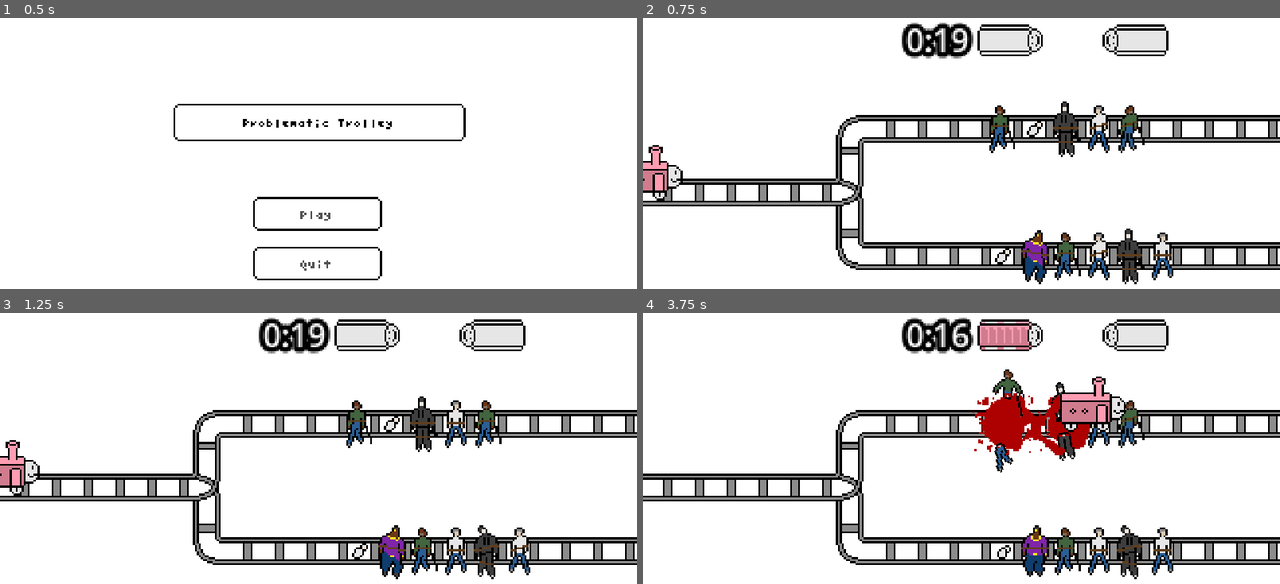
Above: before the commit, frames 1-4 (two rows, left to right).
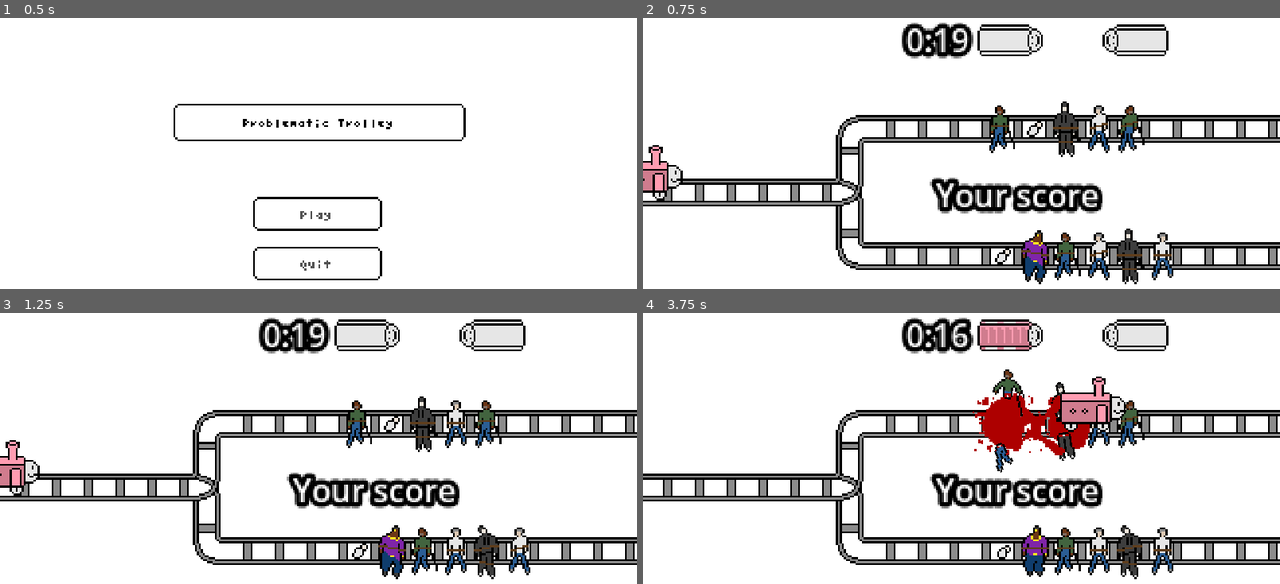
Above: after the commit, the same moments.

Repository: EnzoShoes/problematic-trolley
Game: Godot game, scene res://Scenes/Title Screen/Title Screen.tscn
Same seed, same stepped clock (60 frames per second), same inputs: the game is played once before the commit and once after it.
Inputs:
- Up to frame 1 (0.5 s): no input
- Up to frame 2 (0.75 s): click "Play" at 0.5 s
- Up to frame 3 (1.25 s): no input
- Up to frame 4 (3.75 s): tap Enter (ui_accept) at 1.25, 1.35, 1.52, 1.82, 2.1, 2.27, 2.57, 2.85, 3.6 s; hold W (up) 1.28-2.03 s; hold S (down) 2.03-2.78 s; hold W (up) from 2.78 s (still down)

Frame 1 is identical in both runs. In frame 2, 2.5% of the frame differs, in the area x 45-73%, y 3-73%; in frame 3, 2.5%; in frame 4, 2.5%.

Commit message:
feat(game) : added end game method to display score at the end

Diff:
--- a/test/Scenes/In Game-UI/Score bars.tscn
+++ b/test/Scenes/In Game-UI/Score bars.tscn
@@ -63,3 +63,11 @@
 text = "120"
 label_settings = SubResource("LabelSettings_wy0no")
 horizontal_alignment = 2
+
+[node name="end_of_game_score" type="Label" parent="Control"]
+offset_left = 10.6667
+offset_top = 73.6667
+offset_right = 96.6667
+offset_bottom = 98.6667
+text = "Your score"
+label_settings = SubResource("LabelSettings_wy0no")
--- a/test/Scenes/main_problem_scene.tscn
+++ b/test/Scenes/main_problem_scene.tscn
@@ -105,16 +105,16 @@
 
 [node name="UI" parent="." instance=ExtResource("4_ka6ww")]
 
-[node name="good_choice" type="Area2D" parent="."]
+[node name="top_path_end" type="Area2D" parent="."]
 position = Vector2(173, -32)
 
-[node name="CollisionShape2D" type="CollisionShape2D" parent="good_choice"]
+[node name="CollisionShape2D" type="CollisionShape2D" parent="top_path_end"]
 shape = SubResource("CircleShape2D_4aeny")
 
-[node name="bad_choice" type="Area2D" parent="."]
+[node name="bot_path_end" type="Area2D" parent="."]
 position = Vector2(174, 32)
 
-[node name="CollisionShape2D" type="CollisionShape2D" parent="bad_choice"]
+[node name="CollisionShape2D" type="CollisionShape2D" parent="bot_path_end"]
 shape = SubResource("CircleShape2D_xsr0y")
 
 [node name="troley_controls" type="Node2D" parent="."]
@@ -146,6 +146,6 @@
 wait_time = 20.0
 one_shot = true
 
-[connection signal="area_entered" from="good_choice" to="." method="_on_good_choice_area_entered"]
-[connection signal="area_entered" from="bad_choice" to="." method="_on_bad_choice_area_entered"]
+[connection signal="area_entered" from="top_path_end" to="." method="_on_top_choice_area_entered"]
+[connection signal="area_entered" from="bot_path_end" to="." method="_on_bot_choice_area_entered"]
 [connection signal="timeout" from="time_to_solve" to="." method="_on_time_to_solve_timeout"]
--- a/test/Scripts/main_problem_scene.gd
+++ b/test/Scripts/main_problem_scene.gd
@@ -2,29 +2,21 @@
 @onready var time_to_solve: Timer = $time_to_solve
 @onready var score_manager: Node = $Score_manager
 @onready var ui_manager: Control = $UI/Control
-
+@onready var troley_controls: Node2D = $troley_controls
 
 var loaded_victims = {
 	"top": [],
 	"bot": []
 }
-# Called when the node enters the scene tree for the first time.
+var num_choice_made: int = 0
+var choices_to_make: int = 5
+
 func _ready() -> void:
 	load_next_choice()
-	pass # Replace with function body.
 
-# Called every frame. 'delta' is the elapsed time since the previous frame.
 func _process(delta: float) -> void:
 	update_time_ui(int(time_to_solve.time_left))
-
-	#if Input.is_action_just_pressed("ui_accept"):
-		#spawn_victims(randi_range(2, 10), "top")
-		#spawn_victims(randi_range(2, 10), "bot")
-	#if Input.is_action_just_pressed("ui_cancel"):
-		#free_victims(loaded_victims)
-
-	print(str(calculate_winner()))
-
+	check_for_end()
 func calculate_winner() -> String:
 	var top_score = 0
 	var bot_score = 0
@@ -57,6 +49,7 @@
 	spawn_victims(randi_range(2, 10), "top")
 	spawn_victims(randi_range(2, 10), "bot")
 	time_to_solve.start()
+	num_choice_made += 1
 	pass
 
 func bad_choice():
@@ -65,20 +58,31 @@
 
 func good_choice():
 	load_next_choice()
-
+	score_manager.add_score(1)
 	pass
 
 func _on_time_to_solve_timeout() -> void:
 	bad_choice()
 
-func _on_good_choice_area_entered(area: Area2D) -> void:
+func _on_top_choice_area_entered(area: Area2D) -> void:
 	if area.is_in_group("player"):
-		score_manager.add_score(1)
-		good_choice()
+		if calculate_winner() == "bot":
+			good_choice()
+		else:
+			bad_choice()
 
-func _on_bad_choice_area_entered(area: Area2D) -> void:
+func _on_bot_choice_area_entered(area: Area2D) -> void:
 	if area.is_in_group("player"):
-		bad_choice()
+		if calculate_winner() == "top":
+			good_choice()
+		else:
+			bad_choice()
 
 func update_time_ui(time_left):
 	ui_manager.update_timer_label(time_left)
+
+func check_for_end():
+	if num_choice_made == choices_to_make:
+		troley_controls.in_control = false
+		score_manager.game_end() #sending info to score manager so it can send score to ui manager
+		print("game ends")
--- a/test/Scripts/progress_bars.gd
+++ b/test/Scripts/progress_bars.gd
@@ -3,6 +3,7 @@
 @onready var trust_gauge: TextureProgressBar = $Trust_Gauge
 @onready var freedom_gauge: TextureProgressBar = $Freedom_Gauge
 @onready var label: Label = $Label
+@onready var end_of_game_score: Label = $end_of_game_score
 
 # Called when the node enters the scene tree for the first time.
 func _ready() -> void:
@@ -25,3 +26,7 @@
 		label.text = str(minutes)+":0"+str(seconds)
 	else:
 		label.text = str(minutes)+":"+str(seconds)
+
+func end_game(score:int, max_score:int):
+	end_of_game_score.visible = true
+	end_of_game_score.text = "your score is : " + str(score) + " / " + str(max_score)
--- a/test/Scripts/score_manager.gd
+++ b/test/Scripts/score_manager.gd
@@ -7,7 +7,7 @@
 var trust_score:int = 0
 var number_of_phases:int = 5 #number of problem during the monitored phase
 const win_requirement = 20 #number of freedom score you need to have in order to activate win sequence
-@onready var gauges: Control = $"../UI/Control"
+@onready var UI: Control = $"../UI/Control"
 
 
 func _process(delta: float) -> void:
@@ -33,7 +33,7 @@
 
 func update_ui(): #pass the value of the score to the gauges so they can be updated in the UI
 	var trust_gauge_value = 100 * trust_score / number_of_phases
-	gauges.update_progress_bar(trust_gauge_value, 0)
+	UI.update_progress_bar(trust_gauge_value, 0)
 
 func check_for_win():
 	if freedom_score >= win_requirement:
@@ -43,3 +43,6 @@
 func update_best_freedom_score():
 	if freedom_score > best_freedom_score:
 		best_freedom_score = freedom_score
+
+func game_end():
+	UI.end_game(trust_score, number_of_phases)
--- a/test/Scripts/troley_control.gd
+++ b/test/Scripts/troley_control.gd
@@ -1,37 +1,16 @@
 extends Node2D
 
-
+var in_control : bool = true
 var trolley : AnimatedSprite2D = null
 var initialTrolleyPos : Vector2 = Vector2.ZERO
+var speed = 0.8
+var path_selected : PathFollow2D = null
 
-# Called when the node enters the scene tree for the first time.
 func _ready() -> void:
 	trolley = $Trolley
 	initialTrolleyPos = trolley.position
 	pass # Replace with function body.
 
-var speed = 0.8
-var path_selected : PathFollow2D = null
-
-func update_trolley_path():
-	if (path_selected != null):
-		return
-
-	if (Input.is_action_just_pressed("down")):
-		path_selected = $DownPath/PathFollow2D
-
-	elif (Input.is_action_just_pressed("up")):
-		path_selected = $UpPath/PathFollow2D
-	else:
-		return
-
-	if trolley.get_parent() != null:
-		trolley.get_parent().remove_child(trolley)
-
-	path_selected.add_child(trolley)
-	trolley.transform = Transform2D.IDENTITY
-
-# Called every frame. 'delta' is the elapsed time since the previous frame.
 func _process(delta: float) -> void:
 	update_trolley_path()
 	if (path_selected != null):
@@ -44,3 +23,22 @@
 			# Reset selected path
 			path_selected.progress_ratio = 0
 			path_selected = null
+
+func input_manager():
+	pass
+
+func update_trolley_path():
+	if (path_selected == null) and in_control:
+		if (Input.is_action_just_pressed("down")):
+			path_selected = $DownPath/PathFollow2D
+
+		elif (Input.is_action_just_pressed("up")):
+			path_selected = $UpPath/PathFollow2D
+		else:
+			return
+
+		if trolley.get_parent() != null:
+			trolley.get_parent().remove_child(trolley)
+
+		path_selected.add_child(trolley)
+		trolley.transform = Transform2D.IDENTITY
